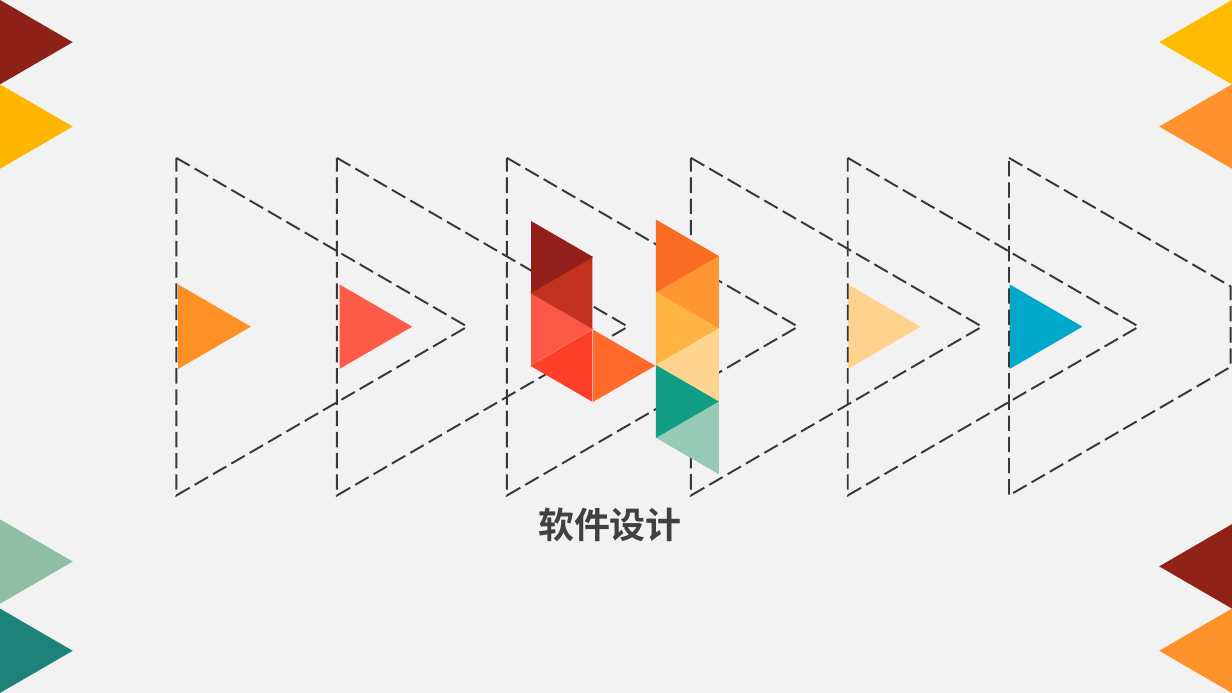
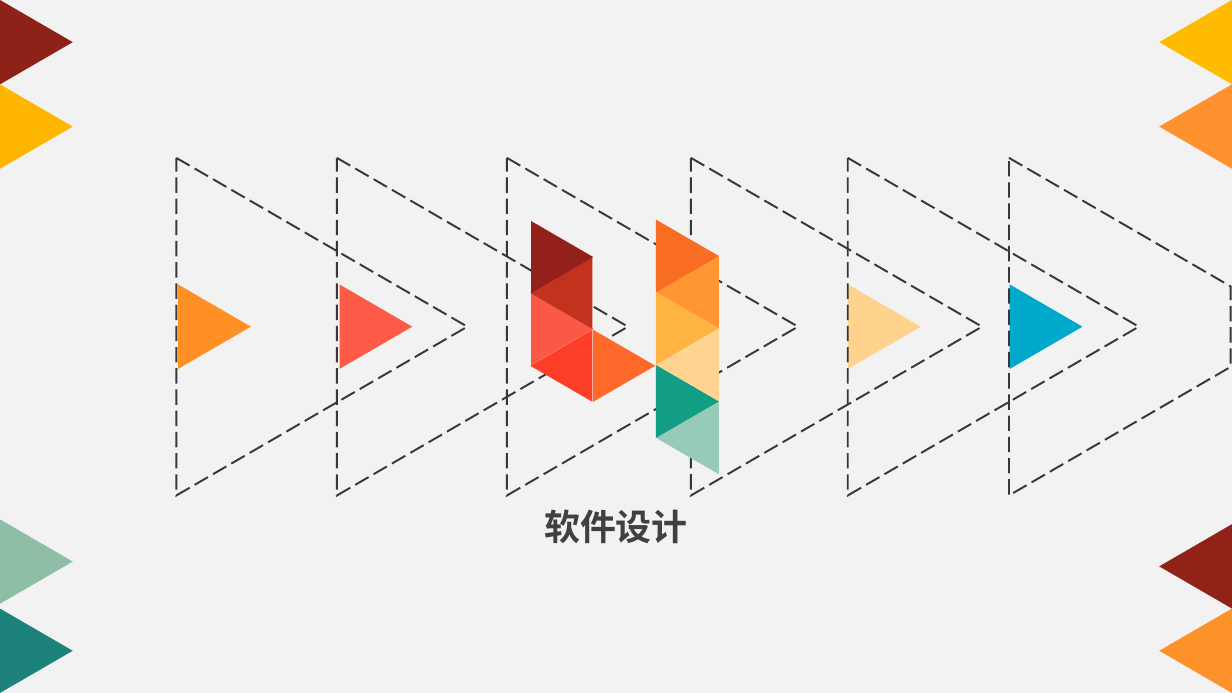
Before and after one commit to reduceme/paper, a slide deck: slide 15 of 毕业答辩PPT.pptx (slide 12 before the commit). Drawn at 1232x693 pixels with LibreOffice and Linux fonts; fonts in the diff are those of the drawing. Boxes give left, top, right and bottom in pixels: in the first picture for what was removed or moved away, otherwise in the second. Text is boxed around its words. In the diff, an @@ line names an element or a change of style, - is before the commit and + after.

```diff
--- a/毕业答辩PPT.pptx
+++ b/毕业答辩PPT.pptx
@@ text "软件设计": place and size @@
-text "软件设计" at box(538, 507, 682, 542)
+text "软件设计" at box(544, 509, 688, 544)
```
Also in this commit, not shown: 3 other slides changed, 8 slides added.
